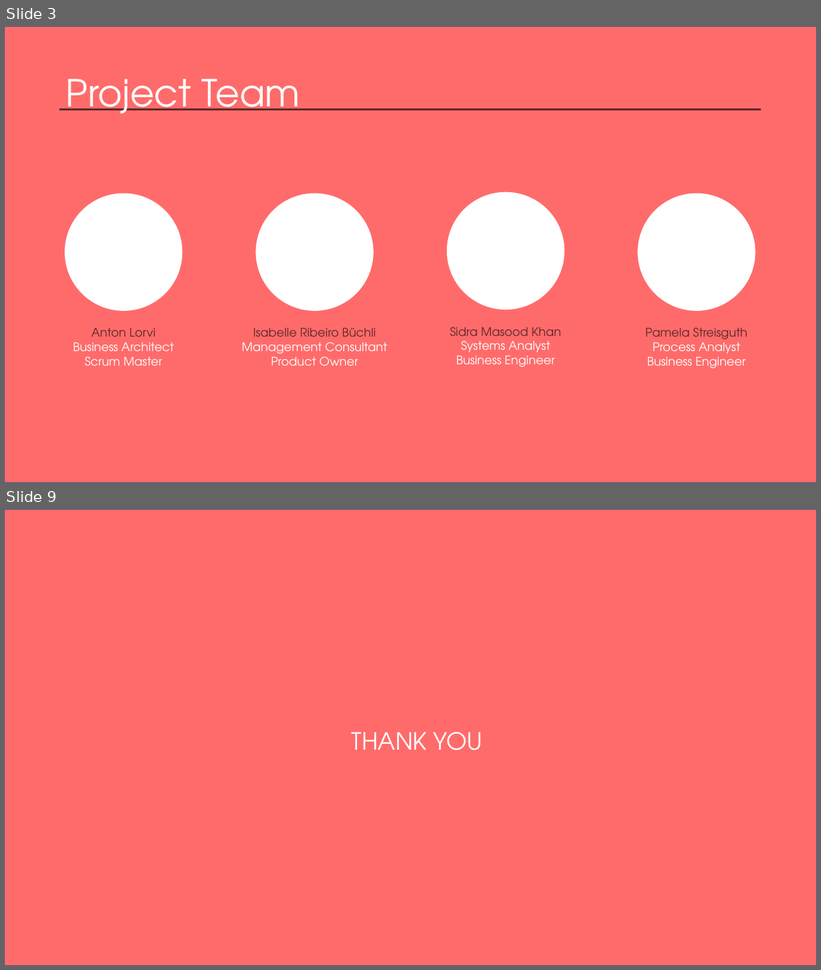
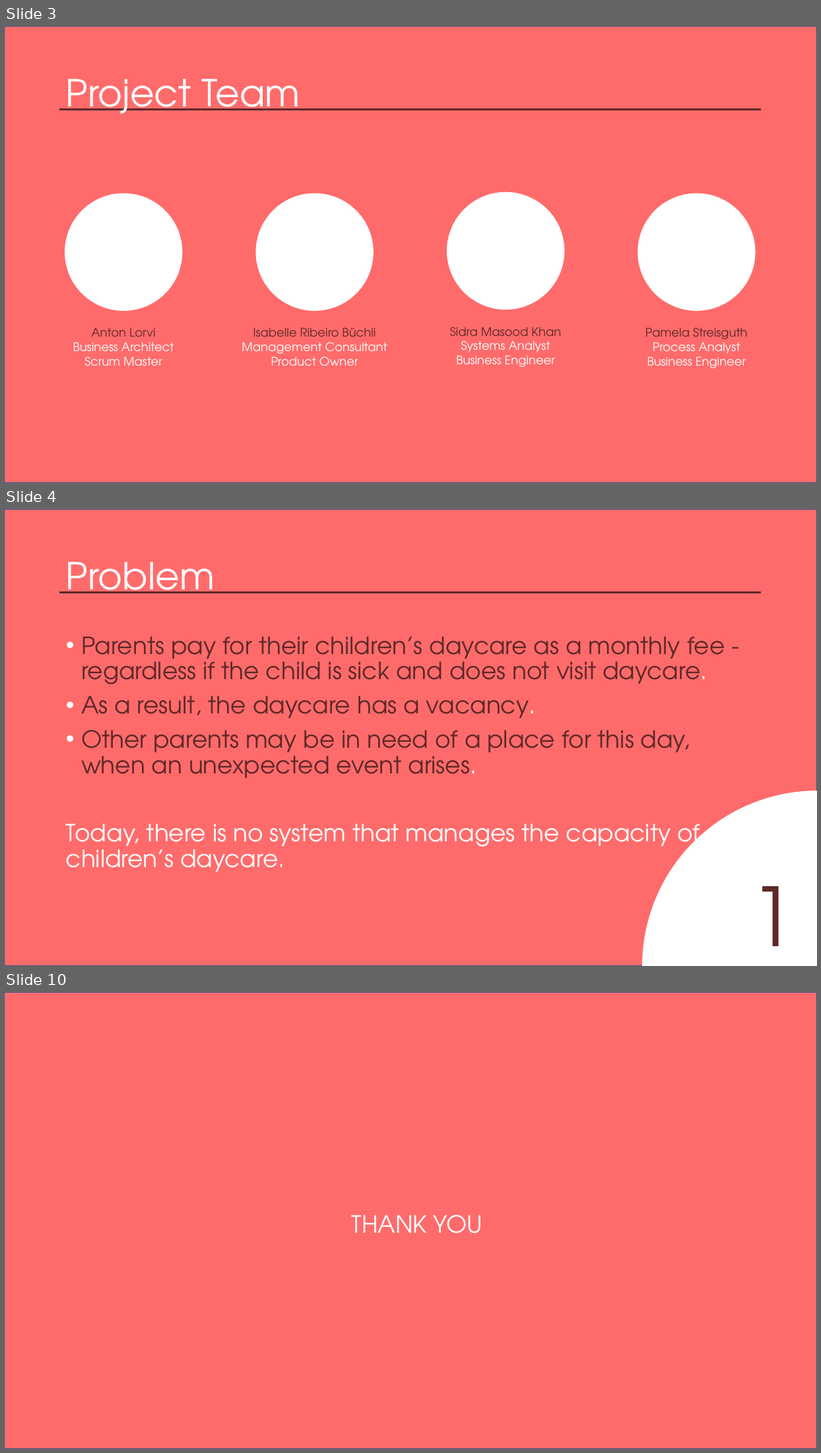
Before and after one commit to AgileBusinessAnalysis/10_TEAM, a slide deck: Initial_Pitch.pptx. Shown one above the other, each under a label of ours: slides 3 and 9 before the commit, slides 3, 4 and 10 after it; the slides between them are not shown. The pictures are 821x970 and 821x1453 pixels, drawn with LibreOffice and Linux fonts; fonts in the diff are those of the drawing. Boxes give left, top, right and bottom in pixels: in the first picture for what was removed or moved away, otherwise in the second. Text is boxed around its words. In the diff, an @@ line names an element or a change of style, - is before the commit and + after.

```diff
--- a/Initial_Pitch.pptx
+++ b/Initial_Pitch.pptx
@@ slide 4 added at box(4, 509, 817, 966), background #FFFFFF @@
@@ rectangle added at box(4, 509, 817, 966), fill #FF6B6B, outline #325491 1 pt @@
@@ title added at box(66, 562, 215, 593), 44 pt, text #FFFFFF @@
+Problem
@@ line added from (59, 593) to (762, 593), #5E2828 2 pt @@
@@ text added at box(66, 636, 725, 872), 28 pt, text #5E2828 @@
+• Parents pay for their children’s daycare as a monthly fee - regardless if the child is sick and does not visit daycare.
+• As a result, the daycare has a vacancy.
+• Other parents may be in need of a place for this day, when an unexpected event arises.
+Today, there is no system that manages the capacity of
+children’s daycare.
@@ pie slice (boxed as its full ellipse) added at box(643, 791, 817, 966), fill #FFFFFF @@
@@ text added at box(750, 887, 795, 947), 96 pt, text #5E2828 @@
+1
@@ what was slide 9 is now slide 10 @@
```
Also in this commit, not shown: 5 slides changed.
